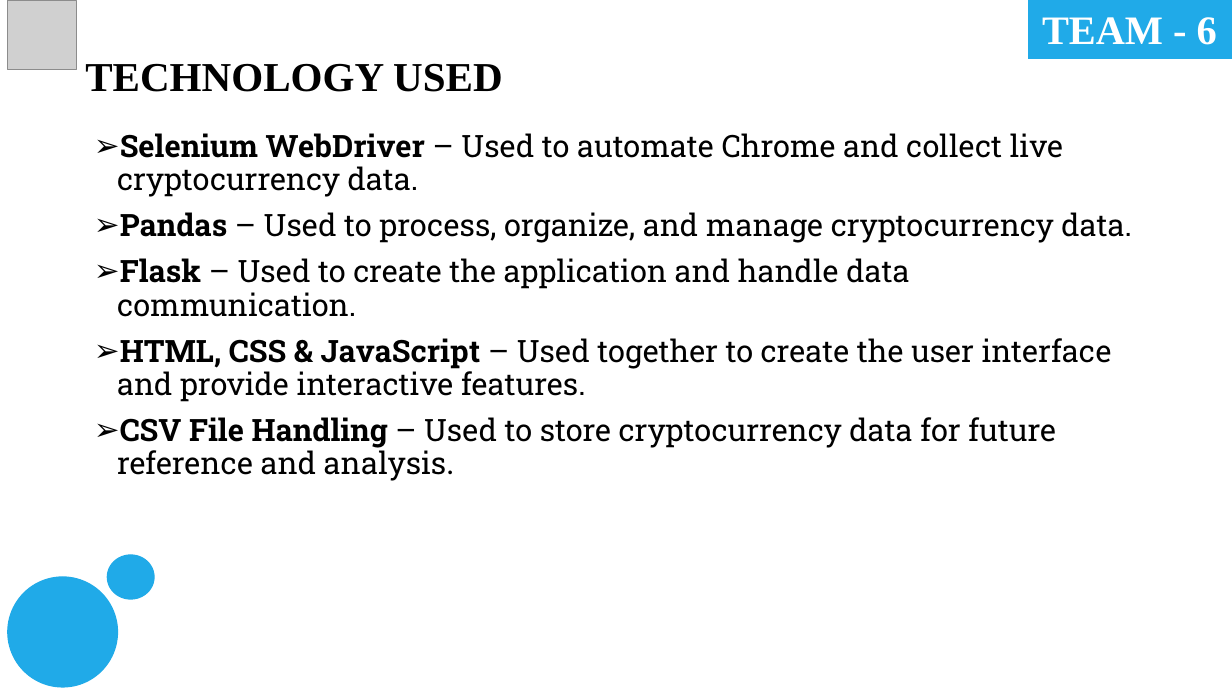
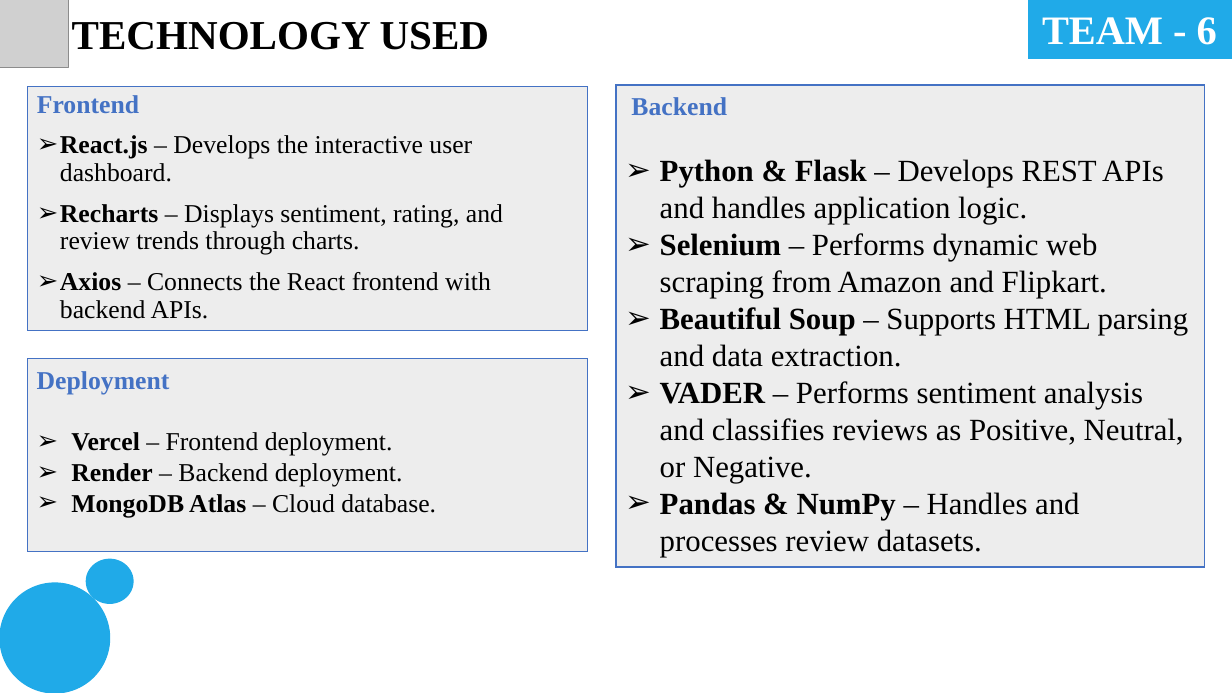
Before and after one commit to 24ece062-sys/Web-Scraping, a slide deck: slide 3 of Imdb movie/IMDB MOVIE.pptx. Drawn at 1232x693 pixels with LibreOffice and Linux fonts; fonts in the diff are those of the drawing; grey boxes stand for pictures. Boxes give left, top, right and bottom in pixels: in the first picture for what was removed or moved away, otherwise in the second. Text is boxed around its words. In the diff, an @@ line names an element or a change of style, - is before the commit and + after.

Commit message:
Add Cryptocurrency Price Tracker and update IMDb project

```diff
--- a/Imdb movie/IMDB MOVIE.pptx
+++ b/Imdb movie/IMDB MOVIE.pptx
@@ picture: place and size @@
-picture at <box>8,1,77,69</box>
+picture at <box>0,0,68,67</box>
@@ text "TECHNOLOGY USED": place and size @@
-text "TECHNOLOGY USED" at <box>85,63,503,92</box>
+text "TECHNOLOGY USED" at <box>72,21,490,50</box>
@@ text added at <box>28,87,588,331</box>, fill #EDEDED, outline #4472C4 1 pt, 20 pt, text #000000 @@
+Frontend
+➢ React.js – Develops the interactive user dashboard.
+➢ Recharts – Displays sentiment, rating, and review trends through charts.
+➢ Axios – Connects the React frontend with backend APIs.
@@ rectangle added at <box>616,85,1205,567</box>, fill #EDEDED, outline #4472C4 1 pt, 24 pt, text #000000 @@
+Backend
+➢ Python & Flask – Develops REST APIs and handles application logic.
+➢ Selenium – Performs dynamic web scraping from Amazon and Flipkart.
+➢ Beautiful Soup – Supports HTML parsing and data extraction.
+➢ VADER – Performs sentiment analysis and classifies reviews as Positive, Neutral, or Negative.
+➢ Pandas & NumPy – Handles and processes review datasets.
@@ text removed at <box>117,133,1132,481</box> @@
-➢ Selenium WebDriver – Used to automate Chrome and collect live cryptocurrency data.
-➢ Pandas – Used to process, organize, and manage cryptocurrency data.
-➢ Flask – Used to create the application and handle data communication.
-➢ HTML, CSS & JavaScript – Used together to create the user interface and provide interactive features.
-➢ CSV File Handling – Used to store cryptocurrency data for future reference and analysis.
@@ rectangle added at <box>28,359,588,552</box>, fill #EDEDED, outline #4472C4 0.75 pt, 20 pt, text #000000 @@
+Deployment
+➢ Vercel – Frontend deployment.
+➢ Render – Backend deployment.
+➢ MongoDB Atlas – Cloud database.
@@ ellipse: place and size @@
-ellipse at <box>107,555,154,600</box>
+ellipse at <box>86,559,133,604</box>
@@ ellipse: place and size @@
-ellipse at <box>8,577,118,687</box>
+ellipse at <box>0,583,110,693</box>
```
Also in this commit, not shown: 1 other slide changed, 1 slide added, 1 slide removed, 4 other files.
